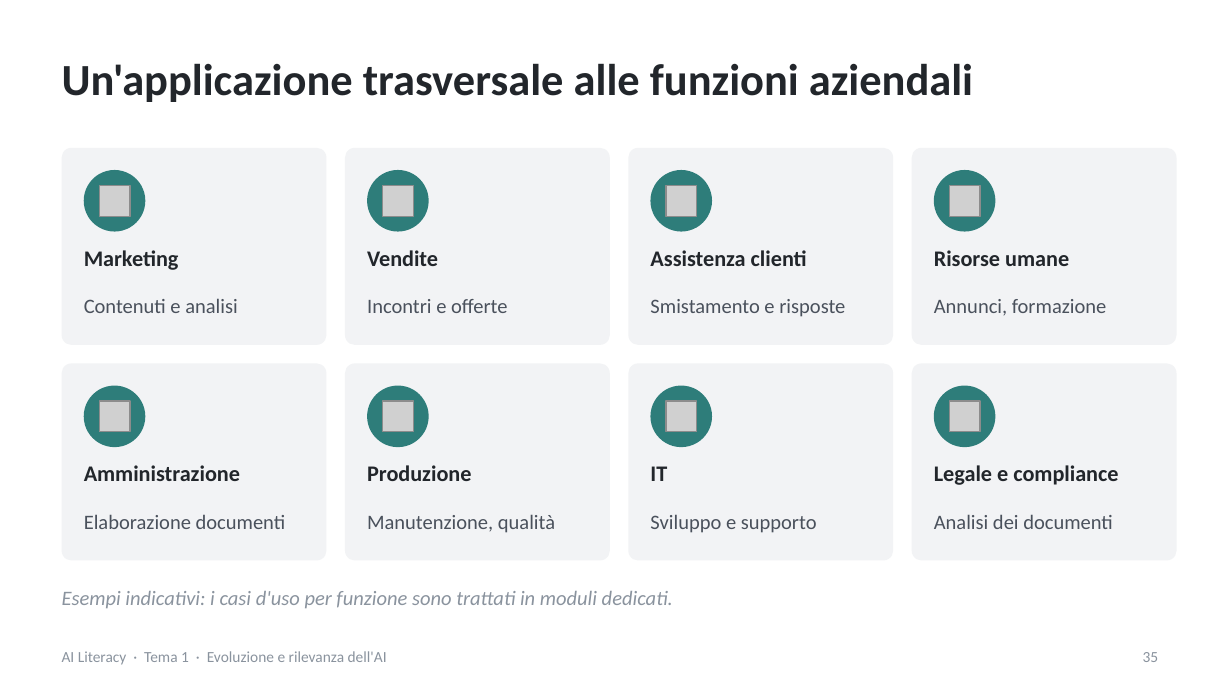
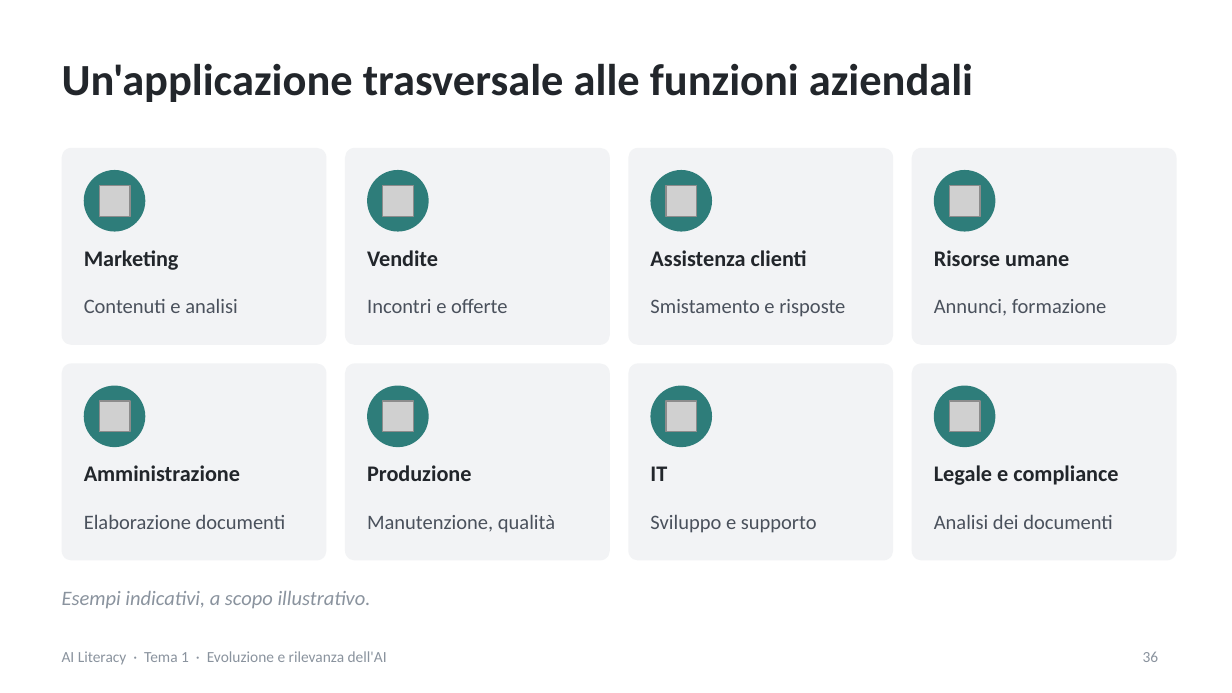
Before and after one commit to NetAi-IT/Formazione-AI-Literacy-Official, a slide deck: slide 36 of Base/Tema1_Evoluzione_e_rilevanza_AI.pptx (slide 35 before the commit). Drawn at 1232x693 pixels with LibreOffice and Linux fonts; fonts in the diff are those of the drawing; grey boxes stand for pictures. Boxes give left, top, right and bottom in pixels: in the first picture for what was removed or moved away, otherwise in the second. Text is boxed around its words. In the diff, an @@ line names an element or a change of style, - is before the commit and + after.

```diff
--- a/Base/Tema1_Evoluzione_e_rilevanza_AI.pptx
+++ b/Base/Tema1_Evoluzione_e_rilevanza_AI.pptx
@@ text at [62, 591, 371, 608]: text changed @@
-Esempi indicativi: i casi d'uso per funzione sono trattati in moduli dedicati.
+Esempi indicativi, a scopo illustrativo.
@@ page number at [1143, 651, 1159, 662]: text changed @@
-35
+36
```
Also in this commit, not shown: 11 other slides changed, 4 slides added, 9 other files.
